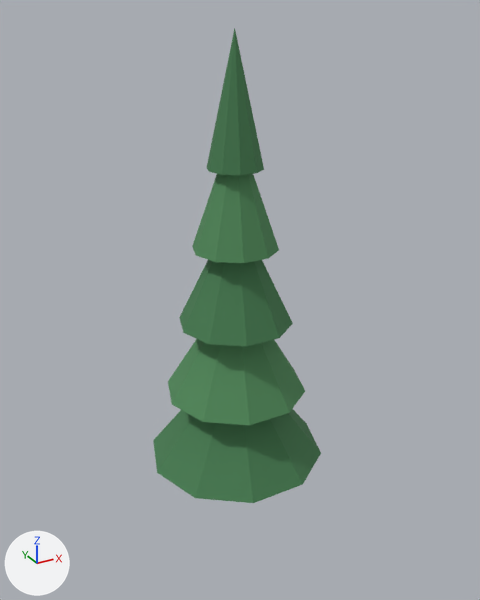
What one commit did to the glTF model content/props/tree/conifer_m.glb.
Before and after are seen from a camera (50 mm lens) standing at (-8.14, -15.05, 13.9) and looking at (0.15, 0.02, 6.36). Every picture has the same lights, and +X, +Y and +Z are marked at lower left. The picture after the commit comes second. Vertices at exactly the same position are counted once.

The first picture shows 'conifer_m'.
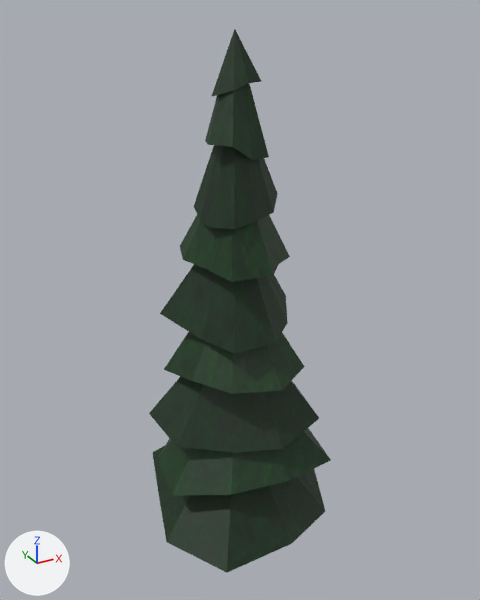
Boxes (x1, y1, x2, y2) around the edits, measured in the pictures (480 x 600 px):
'conifer_m', surface changed, reshaped (8% wider, 15% taller): before (153, 29, 321, 503); after (149, 29, 331, 573)
part 1 of me_conifer_m, rebuilt (12% wider, 10% shorter): before (207, 29, 264, 175); after (205, 29, 269, 160)
part 2 of me_conifer_m, rebuilt: before (153, 409, 321, 503); after (158, 428, 331, 496)
part 3 of me_conifer_m, rebuilt: before (168, 339, 305, 425); after (164, 332, 304, 394)
part 4 of me_conifer_m, rebuilt (12% wider): before (179, 260, 293, 347); after (160, 264, 288, 353)
part 5 of me_conifer_m, rebuilt: before (192, 174, 279, 263); after (194, 145, 278, 229)
part 6 of me_conifer_m, built on: after (149, 215, 325, 573)

The change, as a list of edits to the scene's bpy script:
```text
Add img_tree_conifer_b_nrm:
    img_tree_conifer_b_nrm = load_image('tree_conifer_b_nrm', '_unpacked/tree_conifer_b_nrm', 256, 256, 'Non-Color')
Add img_tree_conifer_b_rough:
    img_tree_conifer_b_rough = load_image('tree_conifer_b_rough', '_unpacked/tree_conifer_b_rough', 256, 256, 'Non-Color')
Add img_tree_conifer_b_col:
    img_tree_conifer_b_col = load_image('tree_conifer_b_col', '_unpacked/tree_conifer_b_col', 256, 256, 'sRGB')
Add img_tree_conifer_a_col:
    img_tree_conifer_a_col = load_image('tree_conifer_a_col', '_unpacked/tree_conifer_a_col', 256, 256, 'sRGB')
Add img_tree_conifer_a_nrm:
    img_tree_conifer_a_nrm = load_image('tree_conifer_a_nrm', '_unpacked/tree_conifer_a_nrm', 256, 256, 'Non-Color')
Add img_tree_conifer_a_rough:
    img_tree_conifer_a_rough = load_image('tree_conifer_a_rough', '_unpacked/tree_conifer_a_rough', 256, 256, 'Non-Color')
Change mat_tree_conifer_a:
    remove # nodes: BsdfPrincipled, OutputMaterial
    remove # colours: dark green #457c50
    nodes: BsdfPrincipled, Math, NormalMap, OutputMaterial, SeparateColor, TexImage x3
    uses the picture img_tree_conifer_a_col
    uses the picture img_tree_conifer_a_nrm
    uses the picture img_tree_conifer_a_rough
Change mat_tree_conifer_b:
    remove # nodes: BsdfPrincipled, OutputMaterial
    remove # colours: green #508959
    nodes: BsdfPrincipled, Math, NormalMap, OutputMaterial, SeparateColor, TexImage x3
    uses the picture img_tree_conifer_b_col
    uses the picture img_tree_conifer_b_nrm
    uses the picture img_tree_conifer_b_rough
Change me_conifer_m:
    used by ob_conifer_m; location = (0.0, 0.0, 0.0)
    remove me_conifer_m.from_pydata(...)  # 71 vertices, 112 faces; spans x -2.62..2.62, y -2.5..2.5, z 0.0..13.48
    add me_conifer_m.from_pydata(...)  # 105 vertices, 97 faces; spans x -2.86..3.0, y -2.82..3.04, z -0.55..13.45
    me_conifer_m part 1: the loose piece of 11 vertices spanning x -0.75..0.75, y -0.71..0.71, z 10.1..13.48 is rebuilt with 19 vertices and now spans x -0.91..0.84, y -0.77..0.97, z 10.32..13.45
    me_conifer_m part 2: the loose piece of 11 vertices spanning x -2.62..2.62, y -2.5..2.5, z 1.44..4.82 is rebuilt with 10 vertices and now spans x -2.59..2.69, y -2.31..2.76, z 1.08..4.49, in mat_tree_conifer_b
    me_conifer_m part 3: the loose piece of 11 vertices spanning x -2.06..2.06, y -1.96..1.96, z 3.6..6.98 is rebuilt with 10 vertices and now spans x -1.95..1.93, y -2.1..1.91, z 4.21..7.59
    me_conifer_m part 4: the loose piece of 11 vertices spanning x -1.62..1.62, y -1.55..1.55, z 5.77..9.15 is rebuilt with 10 vertices and now spans x -1.96..1.66, y -1.75..1.66, z 5.71..9.14
    me_conifer_m part 5: the loose piece of 11 vertices spanning x -1.19..1.19, y -1.13..1.13, z 7.93..11.31 is rebuilt with 10 vertices and now spans x -0.97..1.27, y -1.14..1.17, z 8.77..12.24, in mat_tree_conifer_a
    me_conifer_m part 6
    15 vertices are removed from x -0.25..0.25, y -0.25..0.18, z 0.0..4.2
    22 faces are deleted
    45 vertices are added at x -2.86..3.0, y -2.82..3.04, z -0.55..12.94
    16 new faces join them, mat_tree_bark
    18 new faces join them, mat_tree_conifer_a
    9 new faces join them, mat_tree_conifer_b
```
